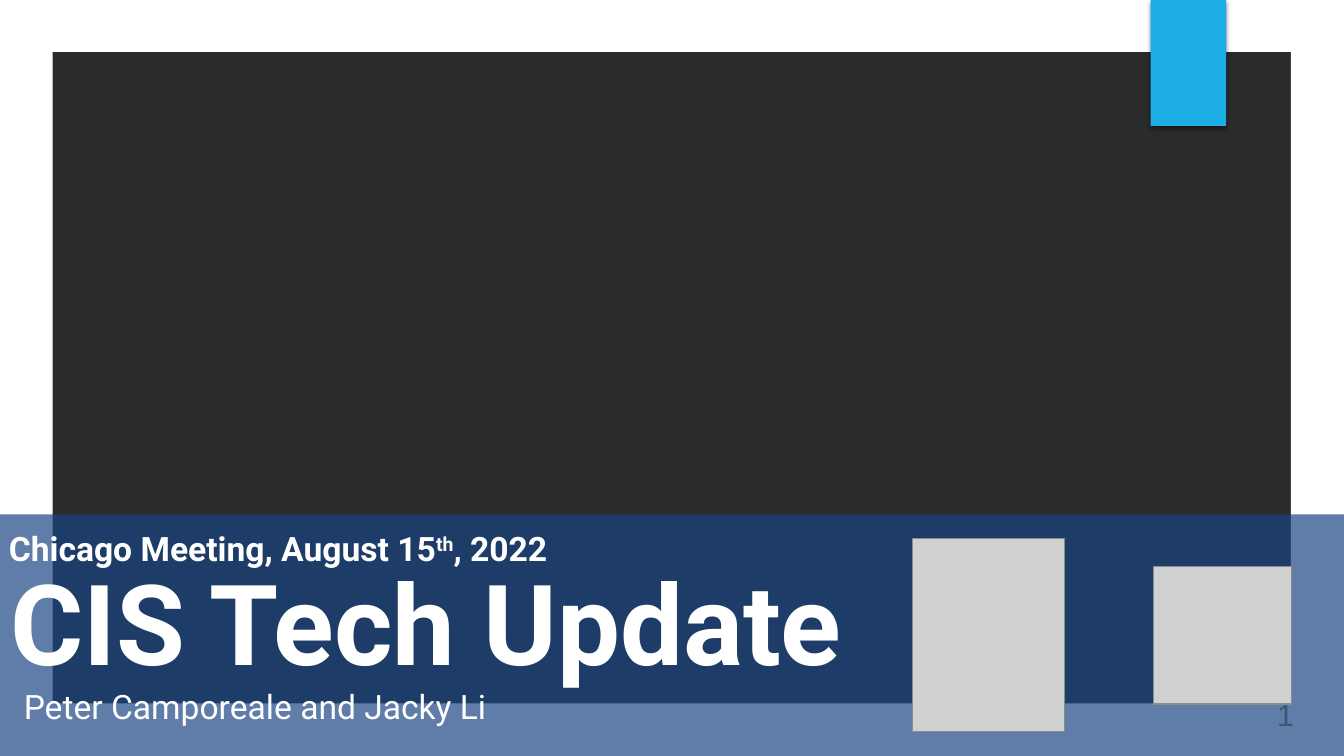
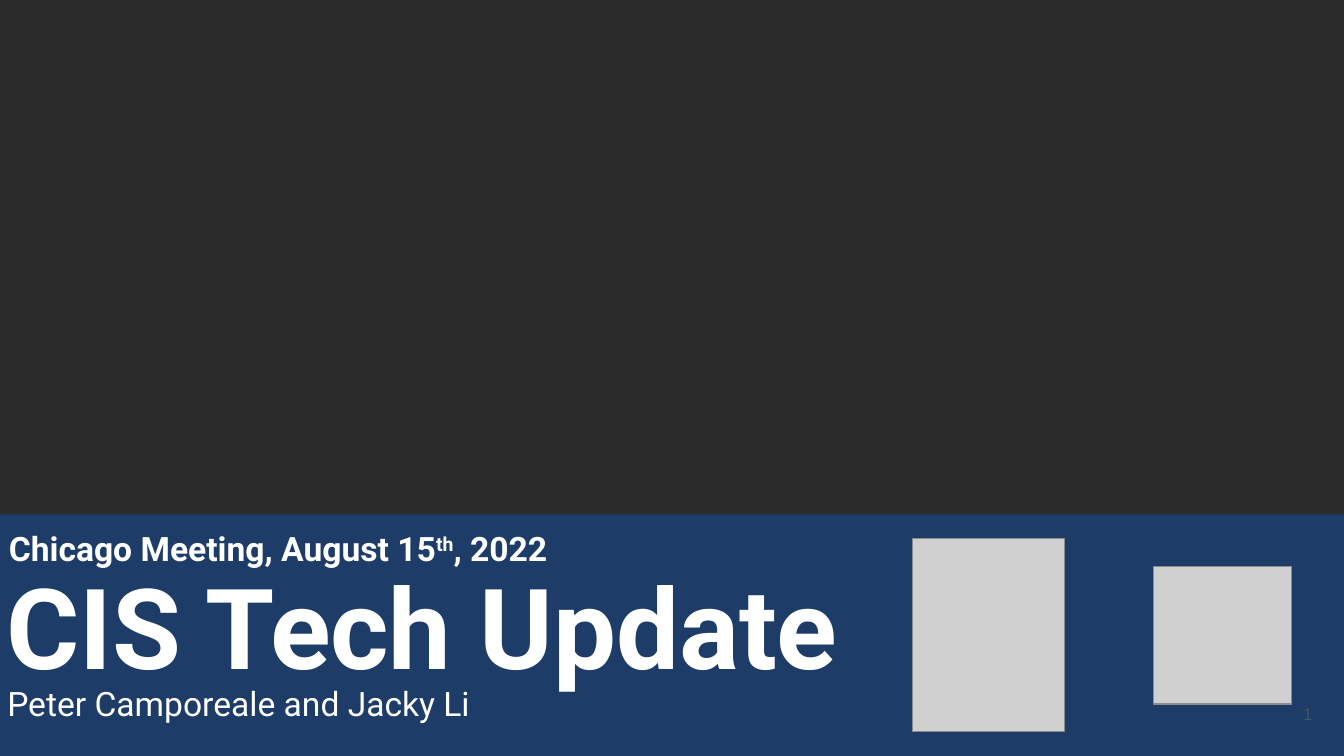
Before and after one commit to JackyMYL/Tile-CIS-group, a slide deck: slide 1 of Chicago Reports/08-15-2022_Jacky&Peter.pptx. Drawn at 1344x756 pixels with LibreOffice and Linux fonts; fonts in the diff are those of the drawing; grey boxes stand for pictures; background and template pictures are left out; a plain dark background stands for a picture behind light text. Boxes give left, top, right and bottom in pixels: in the first picture for what was removed or moved away, otherwise in the second. Text is boxed around its words. In the diff, an @@ line names an element or a change of style, - is before the commit and + after.

Commit message:
Changed slide formatting

```diff
--- a/Chicago Reports/08-15-2022_Jacky&Peter.pptx
+++ b/Chicago Reports/08-15-2022_Jacky&Peter.pptx
@@ freeform shape removed at (x1=0, y1=0, x2=1344, y2=756) @@
@@ rectangle removed at (x1=1150, y1=0, x2=1226, y2=126) @@
@@ title "CIS Tech Update" at (x1=6, y1=567, x2=838, y2=696): line spacing 1 to 0.9 @@
@@ text "Peter Camporeale and Jacky Li" rewrapped from (x1=24, y1=688, x2=486, y2=726) to (x1=7, y1=690, x2=469, y2=723) @@
@@ page number at (x1=1245, y1=686, x2=1326, y2=743): size 21.7 to 12 pt, text colour #335B74 to #44546A; alignment centre to right @@
```
Also in this commit, not shown: 8 other slides changed, 4 slides added, 3 slides removed.
